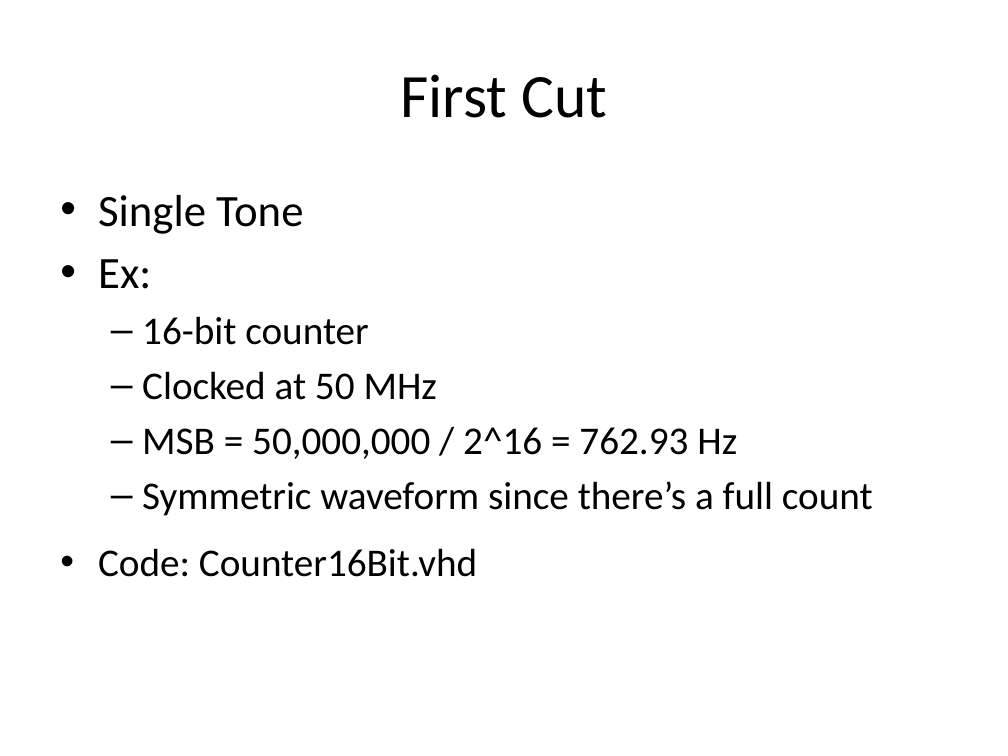
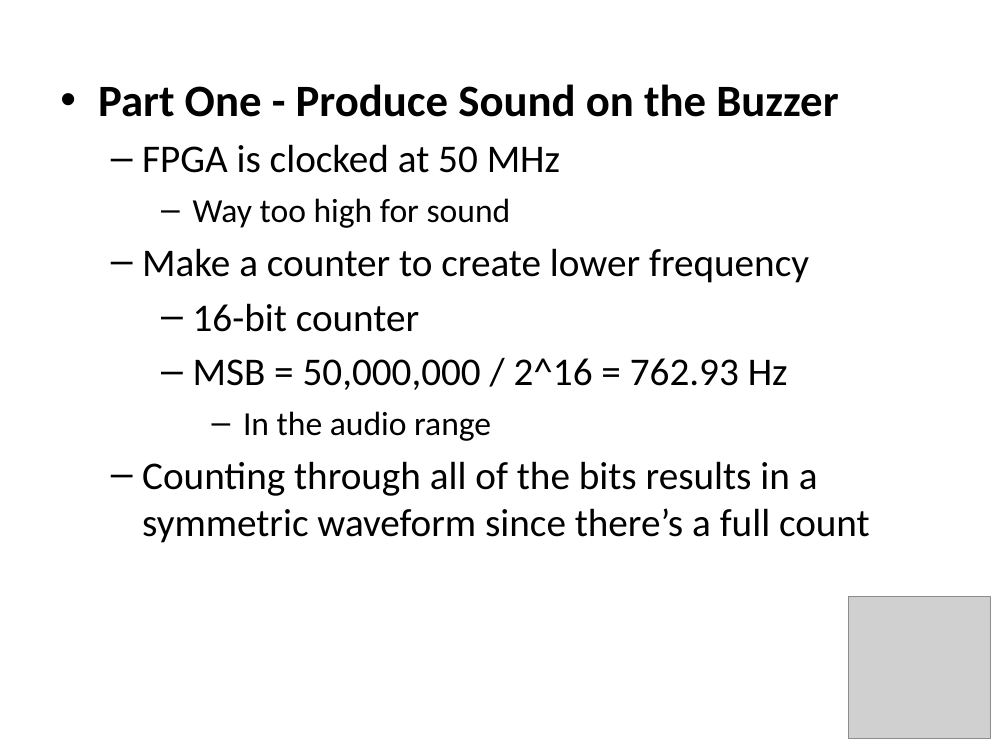
Before and after one commit to douggilliland/MultiComp, a slide deck: slide 6 of MultiComp (VHDL Template)/Components/SoundGen/Documentation/Sound Generator.pptx (slide 2 before the commit). Drawn at 1008x756 pixels with LibreOffice and Linux fonts; fonts in the diff are those of the drawing; grey boxes stand for pictures. Boxes give left, top, right and bottom in pixels: in the first picture for what was removed or moved away, otherwise in the second. Text is boxed around its words. In the diff, an @@ line names an element or a change of style, - is before the commit and + after.

```diff
--- a/MultiComp (VHDL Template)/Components/SoundGen/Documentation/Sound Generator.pptx
+++ b/MultiComp (VHDL Template)/Components/SoundGen/Documentation/Sound Generator.pptx
@@ text "Part One - Produce Sound ...": place and size @@
-text "Part One - Produce Sound ..." at [98,195,873,577]
+text "Part One - Produce Sound ..." at [98,84,870,543]
@@ text at [98,84,838,283]: text changed; size 32 to 28 pt @@
-• Single Tone
-• Ex:
+• Part One - Produce Sound on the Buzzer
+  – FPGA is clocked at 50 MHz
+    – Way too high for sound
+  – Make a counter to create lower frequency
@@ text removed at [401,74,607,118] @@
-First Cut
@@ text at [193,303,788,390]: list level 2 to 3 in "16-bit counter"; list level 2 to 3 in "MSB = 50,000,000 / 2^16 ..." @@
@@ text at [142,371,437,400]: paragraph removed @@
-  – Clocked at 50 MHz
@@ text at [142,411,870,543]: text changed @@
-  – Symmetric waveform since there’s a full count
-• Code: Counter16Bit.vhd
+      – In the audio range
+  – Counting through all of the bits results in a symmetric waveform since there’s a full count
@@ picture added at [849,597,991,739] @@
```
Also in this commit, not shown: 30 other slides changed, 27 slides added, 1 slide removed, 5 other files.
